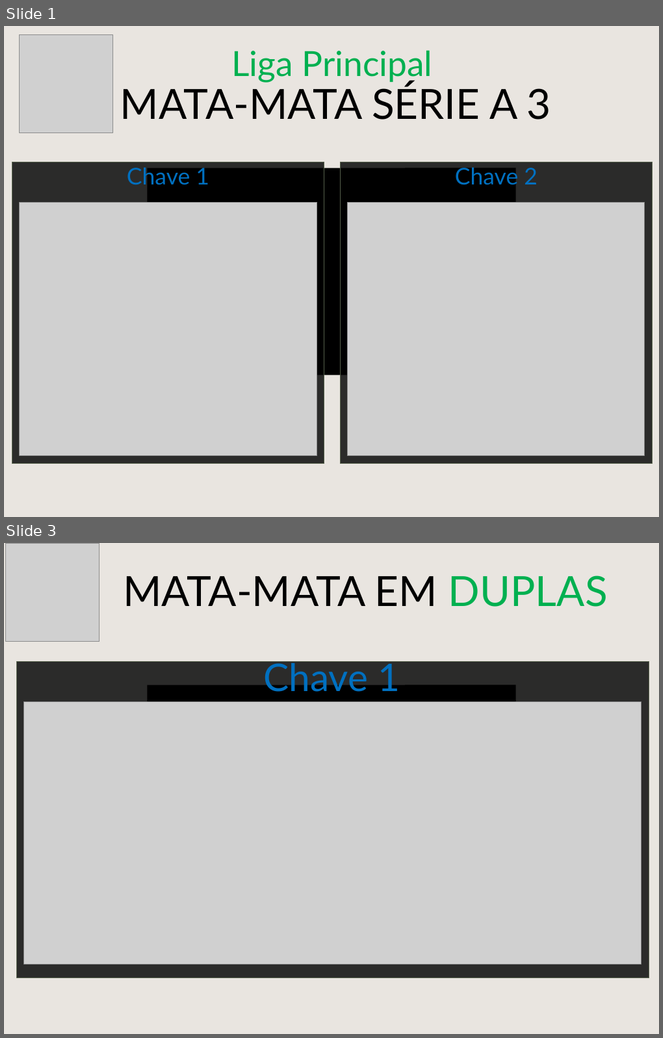
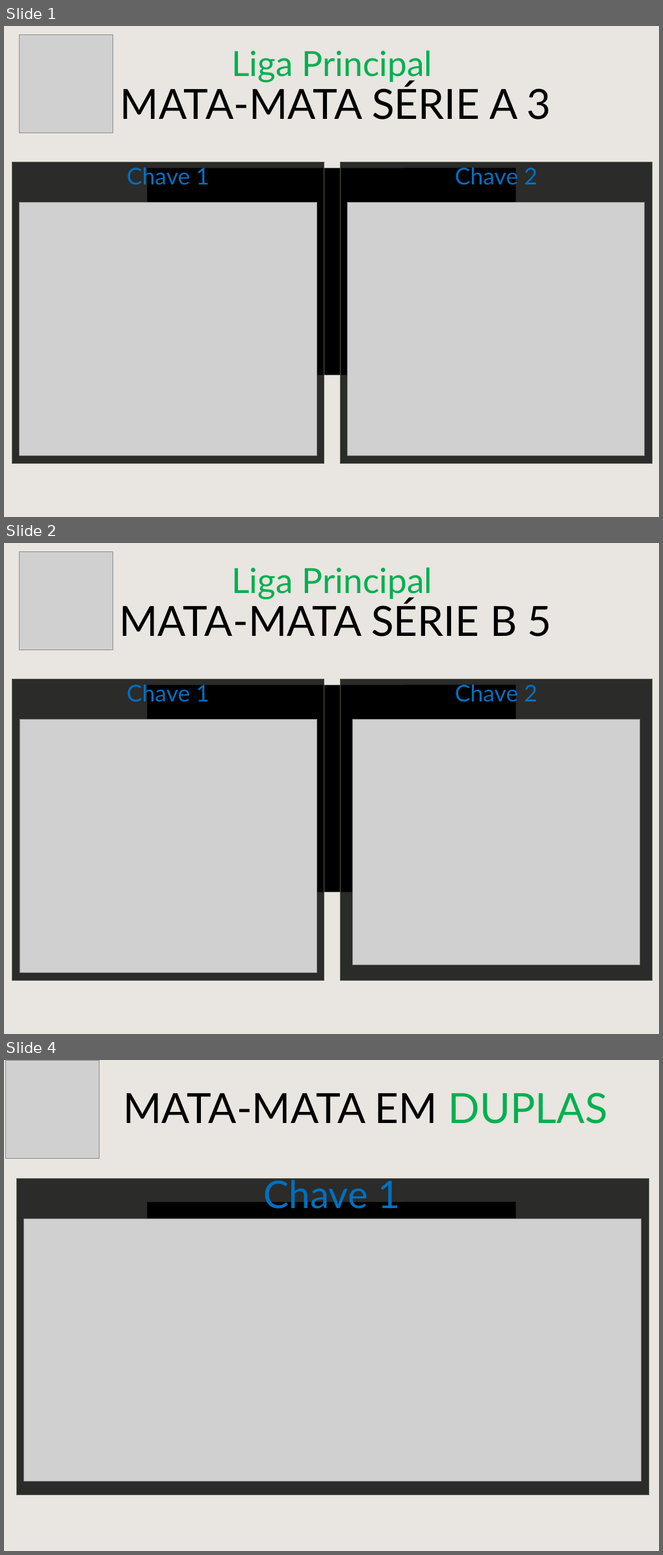
Before and after one commit to cknakayama/automacao_ligaroletarussa2021, a slide deck: MataMataPlanilha.pptx. Shown one above the other, each under a label of ours: slides 1 and 3 before the commit, slides 1, 2 and 4 after it; the slides between them are not shown. The pictures are 663x1038 and 663x1555 pixels, drawn with LibreOffice and Linux fonts; fonts in the diff are those of the drawing; grey boxes stand for pictures; background and template pictures are left out. Boxes give left, top, right and bottom in pixels: in the first picture for what was removed or moved away, otherwise in the second. Text is boxed around its words. In the diff, an @@ line names an element or a change of style, - is before the commit and + after.

```diff
--- a/MataMataPlanilha.pptx
+++ b/MataMataPlanilha.pptx
@@ slide 2 added at [4,543,659,1034], background picture (left out); not listed: 1 template element that a slide beside it also shows @@
@@ picture added at [20,551,113,650] @@
@@ text added at [232,567,433,600], 60 pt, text #00B050 @@
+Liga Principal
@@ text added at [120,600,552,637], 72 pt, text #000000 @@
+MATA-MATA SÉRIE B 5
@@ rectangle added at [12,679,324,980], fill #000000 at 81% opacity, outline #57624D 1 pt @@
@@ text added at [127,681,209,706], 40 pt, text #0070C0 @@
+Chave 1
@@ rectangle added at [147,685,516,892], fill #000000 @@
@@ rectangle added at [341,679,652,980], fill #000000 at 81% opacity, outline #57624D 1 pt @@
@@ picture added at [406,685,516,823] @@
@@ text added at [455,681,538,706], 40 pt, text #0070C0 @@
+Chave 2
@@ picture added at [20,719,317,973] @@
@@ picture added at [353,719,640,965] @@
@@ what was slide 3 is now slide 4 @@
```
Also in this commit, not shown: 2 slides changed, 3 other files.
